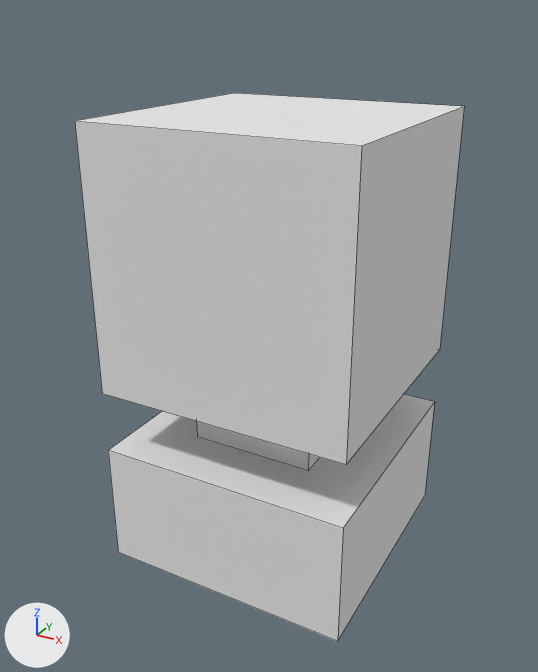
Before and after pictures for a commit that changed the OBJ model src/main/resources/assets/industrialwires/models/block/rs_controler.obj.
The view is the same before and after, from a 50 mm lens placed at (0.814, -1.097, 0.521), pointed at (0.494, -0.514, 0.229). Every picture has the same lights, and +X, +Y and +Z are marked at lower left. Mesh edges are drawn as thin lines. Where no turn or scale is listed for an object, it has been applied to the vertices.
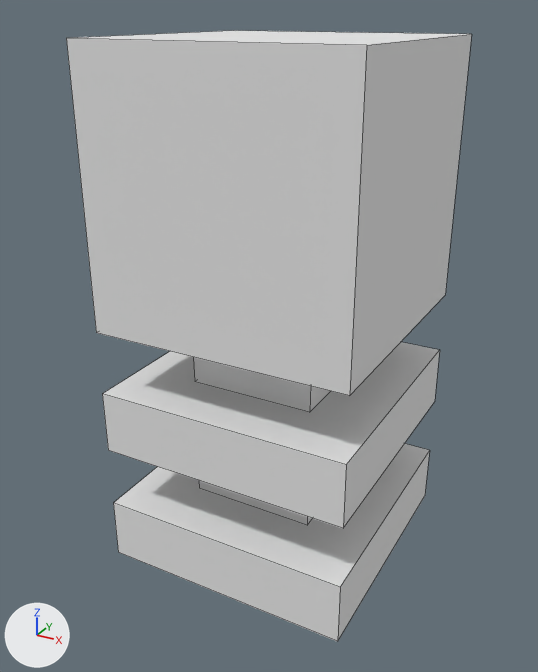
Boxes (x1, y1, x2, y2) around the edits, measured in the pictures (538 x 672 px):
'cube.002', mesh moved
    before: (75, 93, 464, 465)
    after: (66, 30, 472, 396)
'cube', mesh rescaled (20% shorter)
    before: (108, 394, 434, 642)
    after: (114, 443, 430, 642)
'cube.003', added
    after: (102, 342, 440, 528)
'cube.004', added
    after: (193, 357, 331, 412)

Edits to the bpy script that builds the scene:
```text
Change me_cube:
    where me_cube.from_pydata(...)  # 8 vertices, 6 faces; spans x 0.375..0.625, y -0.625..-0.375, z 0.0..0.125
    used by ob_cube; location = (0.0, 0.0, 0.0)
    me_cube part 1: the whole mesh is scaled about the mesh origin by (1, 1, 0.5)
Change me_cube_002:
    where me_cube_002.from_pydata(...)  # 8 vertices, 6 faces; spans x 0.375..0.625, y -0.625..-0.375, z 0.188..0.438
    used by ob_cube_002; location = (0.0, 0.0, 0.0)
    me_cube_002 part 2: the whole mesh is moved by (0.0, 0.0, 0.062)
Add me_cube_004:
    me_cube_004.from_pydata(...)  # a box spanning x 0.4375..0.5625, y -0.5625..-0.4375, z 0.1875..0.25
    me_cube_004.materials.append(mat_rs_controler)  # white #e7e7e7
Add me_cube_003:
    me_cube_003.from_pydata(...)  # a box spanning x 0.375..0.625, y -0.625..-0.375, z 0.125..0.188
    me_cube_003.materials.append(mat_rs_controler)  # white #e7e7e7
Add ob_cube_004:
    ob_cube_004 = bpy.data.objects.new('cube.004', me_cube_004)
    ob_cube_004.location = (0.0, 0.0, 0.0)
Add ob_cube_003:
    ob_cube_003 = bpy.data.objects.new('cube.003', me_cube_003)
    ob_cube_003.location = (0.0, 0.0, 0.0)
```
